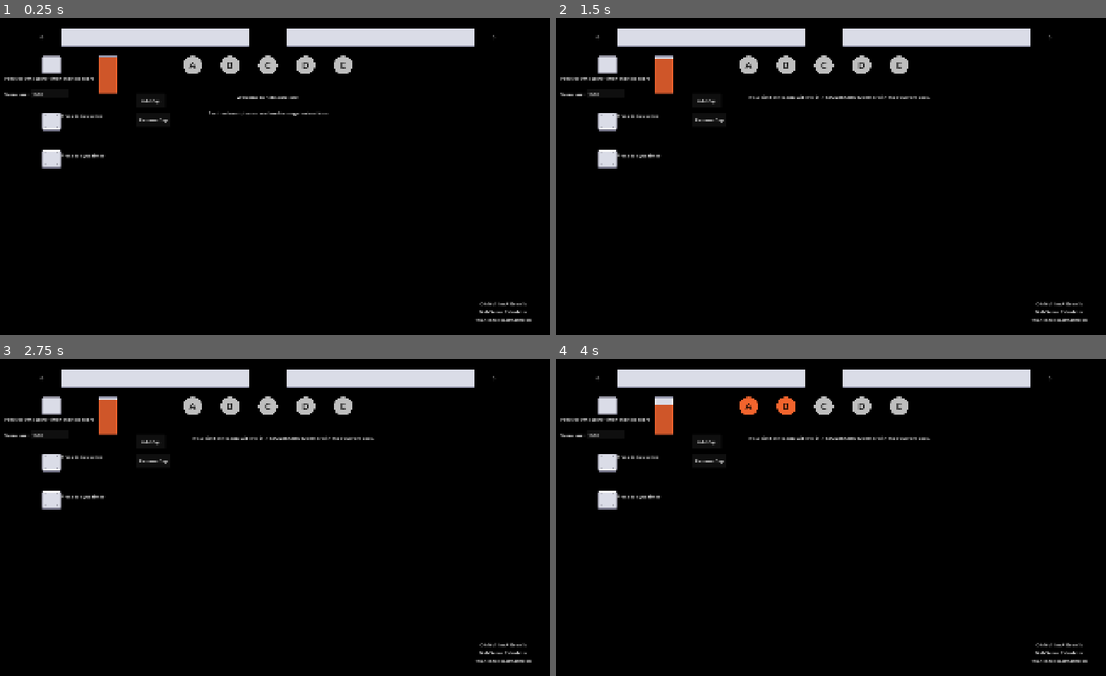
Above: before the commit, frames 1-4 (two rows, left to right).
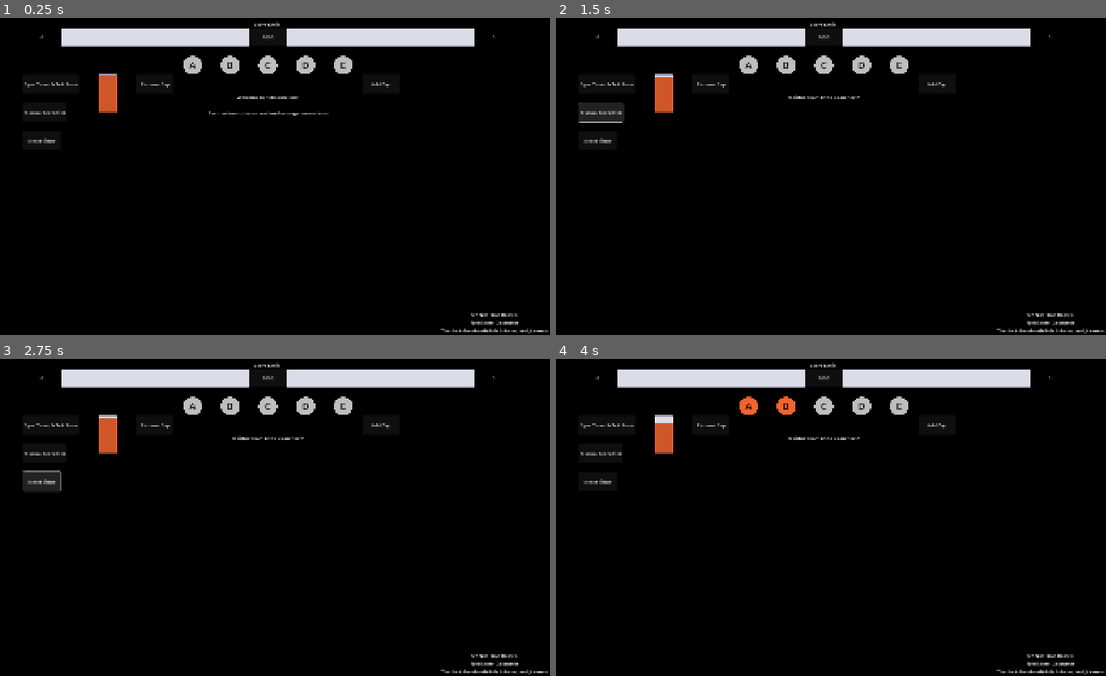
Above: after the commit, the same moments.

Repository: matthew-cavener/neb-control-score-calculator
Game: Godot game, scene res://scenes/main.tscn
The game is run twice, just before and just after one commit, with the same random seed, the same clock (stepped at 60 frames per second) and the same inputs.
Inputs (mouse positions are in pixels of both pictures, inside the frame that each line leads up to; where the layout moved, square brackets give the same spot in the first picture):
- Up to frame 1 (0.25 s): no input
- Up to frame 2 (1.5 s): click (605, 84) [605, 65] at 0.5 s; click (600, 113) [605, 122] at 1.25 s
- Up to frame 3 (2.75 s): click (44, 482) [49, 498] at 2 s
- Up to frame 4 (4 s): click "A" at 2.75 s; click "B" at 3.5 s

The runs differ from the first frame. In frame 1, 2.3% of the frame differs, in the area x 0-100%, y 1-100%; in frame 2, 2.9%; in frame 3, 2.9%; in frame 4, 2.6%.

Commit message:
improve ui, fix a tie issue, imrpove caps needed function, imrpove victory condition display

Diff:
--- a/godot/scenes/main.gd
+++ b/godot/scenes/main.gd
@@ -72,14 +72,20 @@
         loser_caps_needed = 0
         approx_time_to_additional_cap_needed = "N/A"
 
-    display_victory_conditions(points_to_red_victory, points_to_blue_victory, red_caps_needed, blue_caps_needed)
+    display_victory_conditions(red_caps, blue_caps, red_caps_needed, blue_caps_needed)
 
 
-func display_victory_conditions(points_to_red_victory: int, points_to_blue_victory: int, red_caps_needed: int, blue_caps_needed: int) -> void:
+func display_victory_conditions(red_caps: int, blue_caps:int, red_caps_needed: int, blue_caps_needed: int) -> void:
+    if red_caps == 0 and blue_caps == 0:
+        $VictoryConditionsLabel.text = "Neither team bring a cap fleet?\n"
+        return
+
     if is_tie:
         $VictoryConditionsLabel.text = "It's a tie! Both teams will win in %s with their current caps.\n" % [
             convert_seconds_to_minutes_seconds(int(time_to_red_victory))
         ]
+        $VictoryConditionsLabel.text += "Red team needs %d caps to win.\n" % [red_caps_needed + 1]
+        $VictoryConditionsLabel.text += "Blue team needs %d caps to win.\n" % [blue_caps_needed + 1]
         return
 
     var projected_winner = "Red" if projected_loser == "Blue" else "Blue"
@@ -122,16 +128,12 @@
 
 
 func calculate_caps_needed_to_win(team_score: int, opponent_score: int, neutral_caps: int) -> int:
-    var total_capture_points = total_caps
-    var controlled_caps = total_capture_points - neutral_caps
+    var controlled_caps = total_caps - neutral_caps
     var remaining_team_score = score_limit - team_score
     var remaining_opponent_score = score_limit - opponent_score
     var total_remaining_score = remaining_team_score + remaining_opponent_score
-    var required_score_difference = remaining_team_score * controlled_caps
-    for caps in range(1, controlled_caps + 1):
-        if total_remaining_score != 0 and caps > required_score_difference / total_remaining_score:
-            return caps
-    return controlled_caps
+    var required_caps = ceil(float(remaining_team_score * controlled_caps) / total_remaining_score)
+    return min(required_caps, controlled_caps)
 
 
 func calculate_time_until_additional_cap_needed(
@@ -144,8 +146,8 @@
     var projected_winner_caps = blue_caps if projected_loser == "Red" else red_caps
     var current_projected_loser_caps_needed = current_red_caps_needed if projected_loser == "Red" else current_blue_caps_needed
     while time_elapsed < max_time:
-        var loser_caps_needed = calculate_caps_needed_to_win(projected_loser_current_score, projected_winner_current_score, neutral_caps)
-        if loser_caps_needed > current_projected_loser_caps_needed:
+        var ticked_loser_caps_needed = calculate_caps_needed_to_win(projected_loser_current_score, projected_winner_current_score, neutral_caps)
+        if ticked_loser_caps_needed > current_projected_loser_caps_needed:
             return time_elapsed
         time_elapsed += Constants.SCORE_TIMER_INTERVAL
         projected_loser_current_score += projected_loser_caps * Constants.SCORE_PER_CAP_POINT
--- a/godot/scenes/main.tscn
+++ b/godot/scenes/main.tscn
@@ -1,11 +1,9 @@
-[gd_scene load_steps=7 format=3 uid="uid://b0oikmo6jwhk5"]
+[gd_scene load_steps=5 format=3 uid="uid://b0oikmo6jwhk5"]
 
 [ext_resource type="PackedScene" uid="uid://kxq5qoceby11" path="res://scenes/control_point_bar.tscn" id="1_mxuch"]
 [ext_resource type="Script" uid="uid://cu045jqh1suqn" path="res://scenes/main.gd" id="1_rdj1o"]
 [ext_resource type="PackedScene" uid="uid://cu235283v7n2w" path="res://scenes/progress_bar.tscn" id="2_812s5"]
 [ext_resource type="PackedScene" uid="uid://ynkomokhdk67" path="res://scenes/timer_bar.tscn" id="2_tefeu"]
-[ext_resource type="Texture2D" uid="uid://bohay0jyb647v" path="res://assets/kenney_ui-pack-space-expansion/button_square_depth.svg" id="5_n5yif"]
-[ext_resource type="Texture2D" uid="uid://dv8xbwp2jtnwd" path="res://assets/kenney_ui-pack-space-expansion/panel_square_screws.svg" id="6_ijc56"]
 
 [node name="Main" type="Node2D"]
 script = ExtResource("1_rdj1o")
@@ -16,7 +14,7 @@
 color = Color(0, 0, 0, 1)
 
 [node name="TimerBar" parent="." instance=ExtResource("2_tefeu")]
-position = Vector2(384, 128)
+position = Vector2(384, 192)
 
 [node name="TimeRemainingLineEdit" type="LineEdit" parent="."]
 visible = false
@@ -40,13 +38,13 @@
 position = Vector2(1024, 32)
 
 [node name="MadeByLabel" type="Label" parent="."]
-offset_left = 1664.0
-offset_top = 960.0
-offset_right = 1856.0
-offset_bottom = 1024.0
+offset_left = 1548.0
+offset_top = 997.0
+offset_right = 1912.0
+offset_bottom = 1072.0
 text = "Oh No! I'm A Bean!'s
 Neb Score Calculator
-Thanks to localmathblob"
+Thanks to localmathblob, Lobster, and Jraamus"
 horizontal_alignment = 1
 vertical_alignment = 1
 
@@ -54,7 +52,7 @@
 offset_left = 704.0
 offset_top = 256.0
 offset_right = 1216.0
-offset_bottom = 696.0
+offset_bottom = 384.0
 text = "Welcome to neb score calc!
 
 See the description or readme for usage instructions"
@@ -78,71 +76,55 @@
 alignment = 1
 flat = true
 
-[node name="SyncTimerTickScoreButton" type="TextureButton" parent="."]
-offset_left = 192.0
-offset_top = 128.0
+[node name="SyncTimerTickScoreButton" type="Button" parent="."]
+offset_left = 128.0
+offset_top = 192.0
 offset_right = 256.0
-offset_bottom = 192.0
-texture_normal = ExtResource("5_n5yif")
-texture_pressed = ExtResource("6_ijc56")
+offset_bottom = 256.0
+text = "Sync Timer & Tick Score"
 
-[node name="ManualScoreTickButton" type="TextureButton" parent="."]
-offset_left = 192.0
-offset_top = 320.0
+[node name="ManualScoreTickButton" type="Button" parent="."]
+offset_left = 128.0
+offset_top = 288.0
 offset_right = 256.0
-offset_bottom = 384.0
-texture_normal = ExtResource("5_n5yif")
-texture_pressed = ExtResource("6_ijc56")
+offset_bottom = 352.0
+text = "Manual Score Tick"
 
-[node name="TimerResetButton" type="TextureButton" parent="."]
-offset_left = 192.0
-offset_top = 448.0
+[node name="TimerResetButton" type="Button" parent="."]
+offset_left = 128.0
+offset_top = 384.0
 offset_right = 256.0
-offset_bottom = 512.0
-texture_normal = ExtResource("5_n5yif")
-texture_pressed = ExtResource("6_ijc56")
+offset_bottom = 448.0
+text = "Reset Timer"
 
 [node name="TimerResetTickScoreLabel" type="Label" parent="."]
-offset_left = 64.0
-offset_top = 192.0
-offset_right = 257.0
-offset_bottom = 215.0
-text = "Press to sync score timer and tick score
-
-Score limit:"
-
-[node name="SeperateTimerResetTickScoreLabel" type="Label" parent="."]
-offset_left = 256.0
-offset_top = 320.0
-offset_right = 403.0
-offset_bottom = 395.0
-text = "Press to tick score
-
-
-
-
-Press to sync timer"
+offset_left = 912.0
+offset_top = 8.0
+offset_right = 1008.0
+offset_bottom = 31.0
+text = "Score Limit"
 
 [node name="ScoreLimit" type="LineEdit" parent="."]
-offset_left = 153.0
-offset_top = 242.0
-offset_right = 281.0
-offset_bottom = 273.0
+offset_left = 896.0
+offset_top = 32.0
+offset_right = 1024.0
+offset_bottom = 96.0
 text = "1000"
 placeholder_text = "Point Limit"
+alignment = 1
 
 [node name="AddControlPointButton" type="Button" parent="." groups=["control_point"]]
-offset_left = 512.0
-offset_top = 256.0
-offset_right = 612.0
-offset_bottom = 306.0
+offset_left = 1280.0
+offset_top = 192.0
+offset_right = 1408.0
+offset_bottom = 256.0
 text = "Add Cap"
 
 [node name="RemoveControlPointButton" type="Button" parent="."]
 offset_left = 512.0
-offset_top = 320.0
-offset_right = 628.0
-offset_bottom = 370.0
+offset_top = 192.0
+offset_right = 640.0
+offset_bottom = 256.0
 text = "Remove Cap"
 
 [connection signal="pressed" from="SyncTimerTickScoreButton" to="." method="_on_sync_timer_tick_score_button_pressed"]
Not shown, changed: README.md
